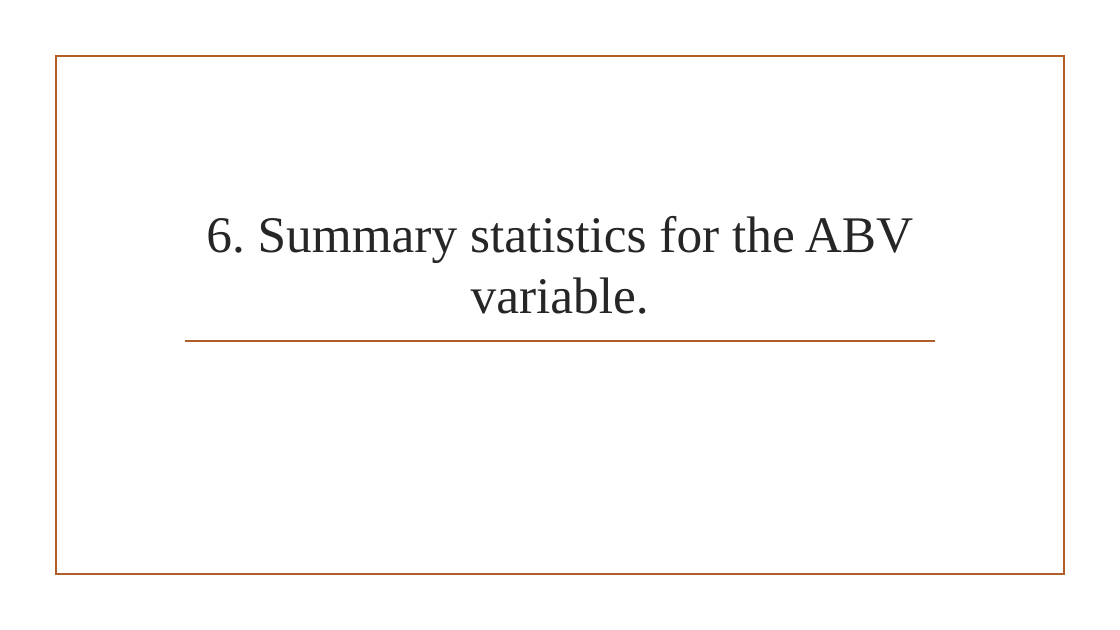
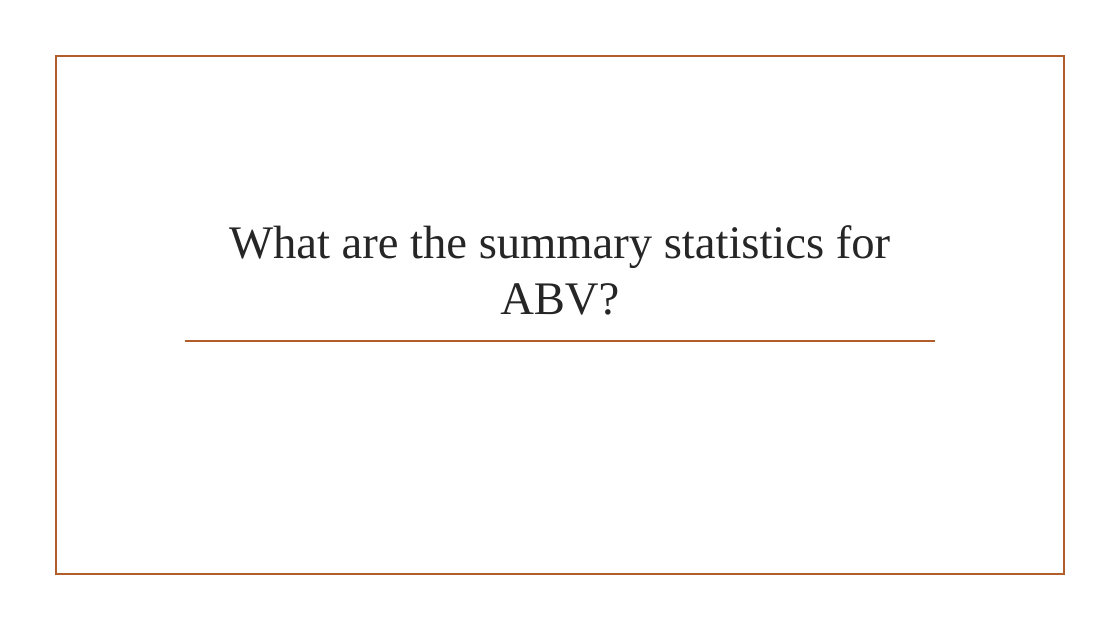
Before and after one commit to daveknockwin/MSDSCaseStudy1, a slide deck: slide 19 of The Pursuit of Hoppiness.pptx (slide 16 before the commit). Drawn at 1120x630 pixels with LibreOffice and Linux fonts; fonts in the diff are those of the drawing; background and template pictures are left out. Boxes give left, top, right and bottom in pixels: in the first picture for what was removed or moved away, otherwise in the second. Text is boxed around its words. In the diff, an @@ line names an element or a change of style, - is before the commit and + after.

```diff
--- a/The Pursuit of Hoppiness.pptx
+++ b/The Pursuit of Hoppiness.pptx
@@ title at (x1=229, y1=225, x2=890, y2=315): text changed; size 44 to 40 pt @@
-6. Summary statistics for the ABV variable.
+What are the summary statistics for ABV?
```
Also in this commit, not shown: 16 other slides changed, 8 slides added, 3 slides removed.
